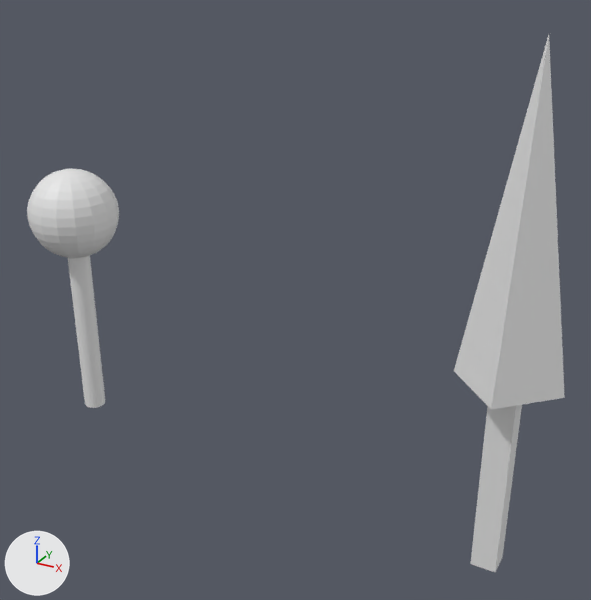
What one commit did to the Blender file dae/land-set-one/land-set-1a.blend.
Camera for both pictures: a 50 mm camera at (1.43, -6.54, 3.32) aimed at (-2.2, 0.08, 0.01). The axes (+X, +Y, +Z) are drawn at lower left. The lights are the same throughout.

Names of what the first picture shows: 'tree-1', 'tree-2'.
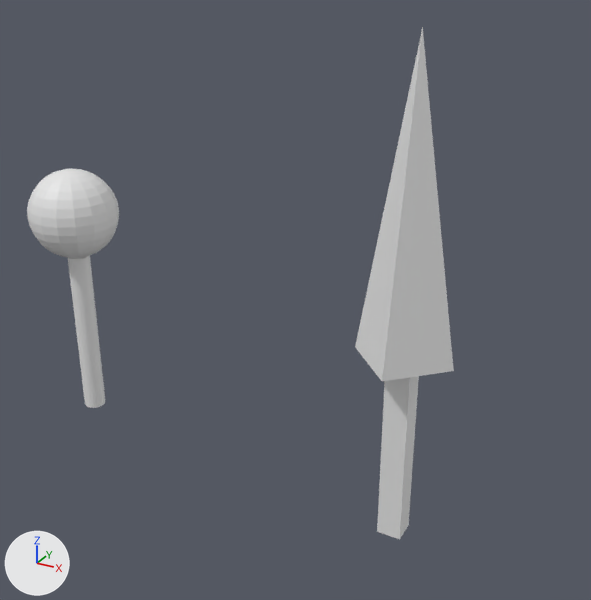
The newer file is also turned or shifted as a whole; pictures and numbers use the older file's frame.

Location of each change, [x1, y1, x2, y2] in pixels of the pictures (591 x 600 px):
```json
{"object": "tree-2", "change": "moved", "before": [454, 35, 565, 572], "after": [355, 27, 454, 539]}
```

Scene script edits in JSON lines:
```json
{"op": "set", "path": "ob_tree_2.location", "old": "(0.0, 0.0, 0.0)", "new": "(-1.0, 0.0, 0.0)"}
```
